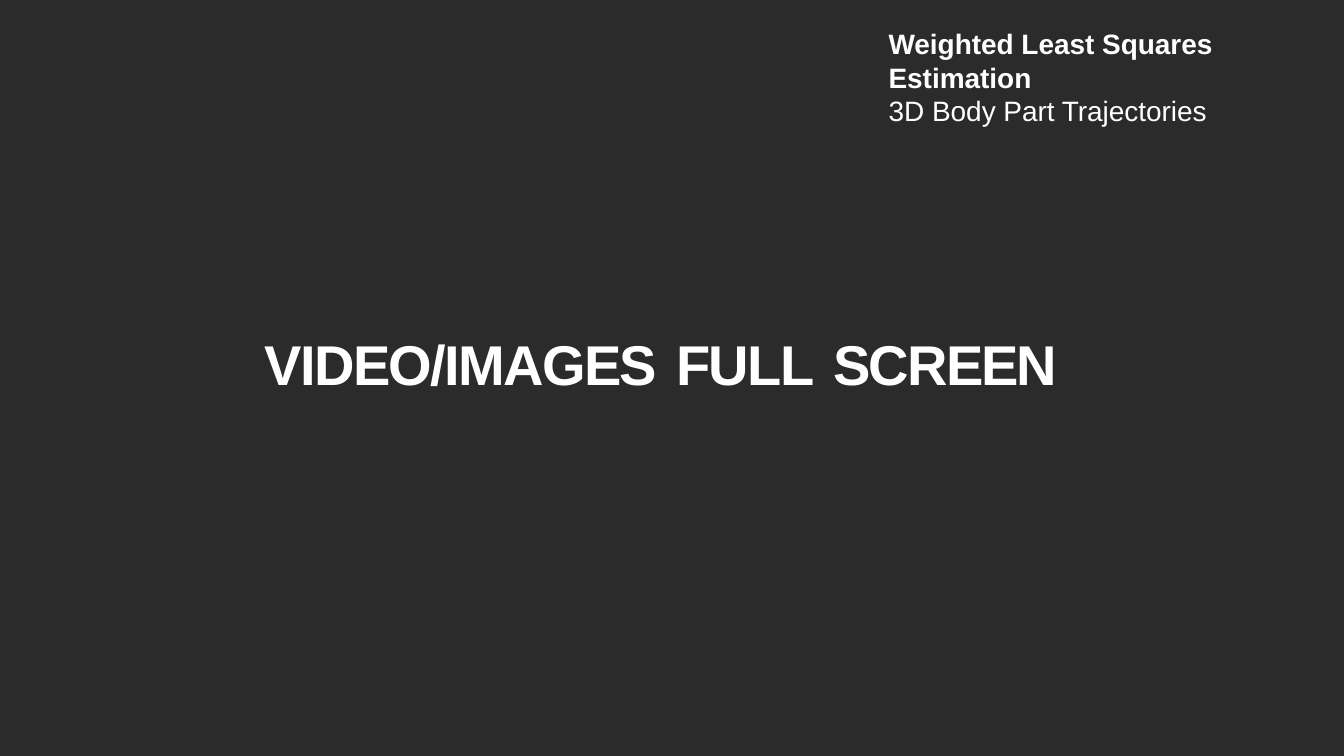
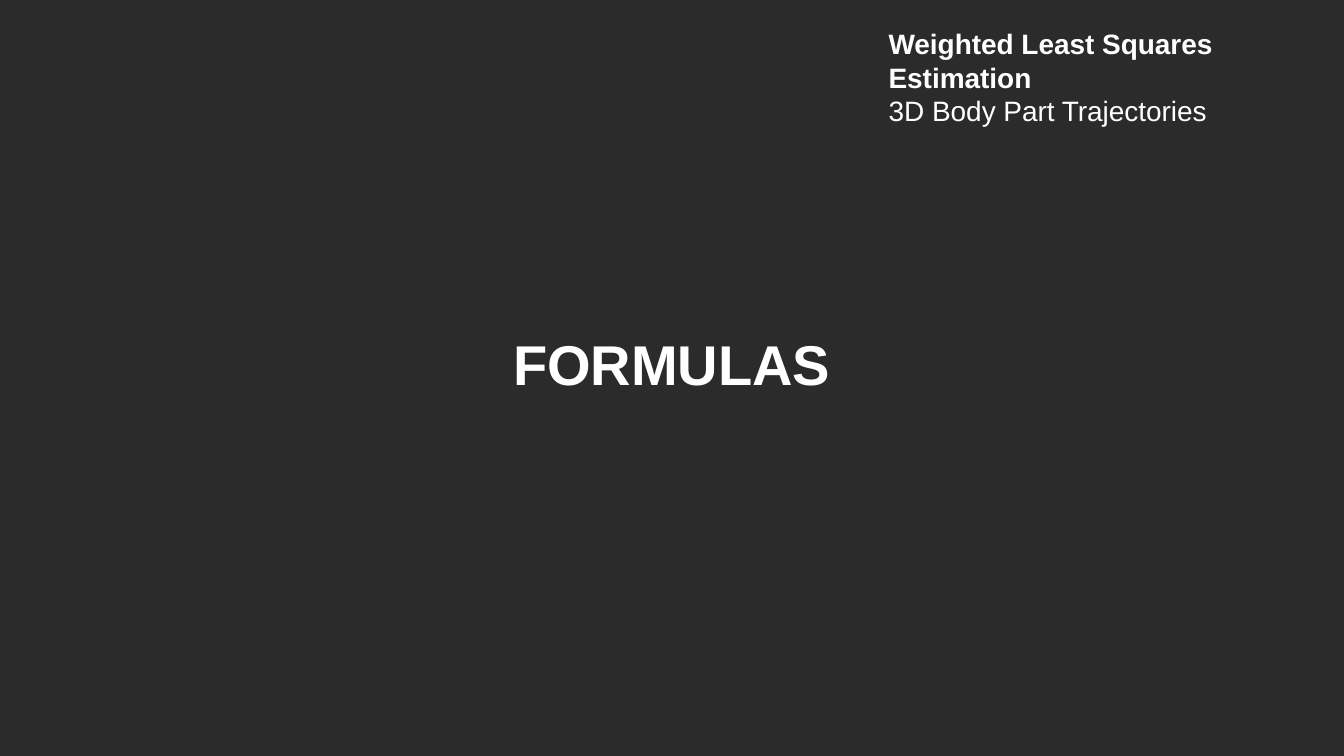
Before and after one commit to neekonsu/POSE_EVENT_MARK, a slide deck: slide 2 of wls_gated_dlc_triangulation/Weighted_Least_Squares.pptx. Drawn at 1344x756 pixels with LibreOffice and Linux fonts; fonts in the diff are those of the drawing; background and template pictures are left out; a plain dark background stands for a picture behind light text. Boxes give left, top, right and bottom in pixels: in the first picture for what was removed or moved away, otherwise in the second. Text is boxed around its words. In the diff, an @@ line names an element or a change of style, - is before the commit and + after.

```diff
--- a/wls_gated_dlc_triangulation/Weighted_Least_Squares.pptx
+++ b/wls_gated_dlc_triangulation/Weighted_Least_Squares.pptx
@@ text at (x1=513, y1=346, x2=830, y2=386): text changed @@
-VIDEO/IMAGES FULL SCREEN
+FORMULAS
```
Also in this commit, not shown: 7 slides added, 4 other files.
